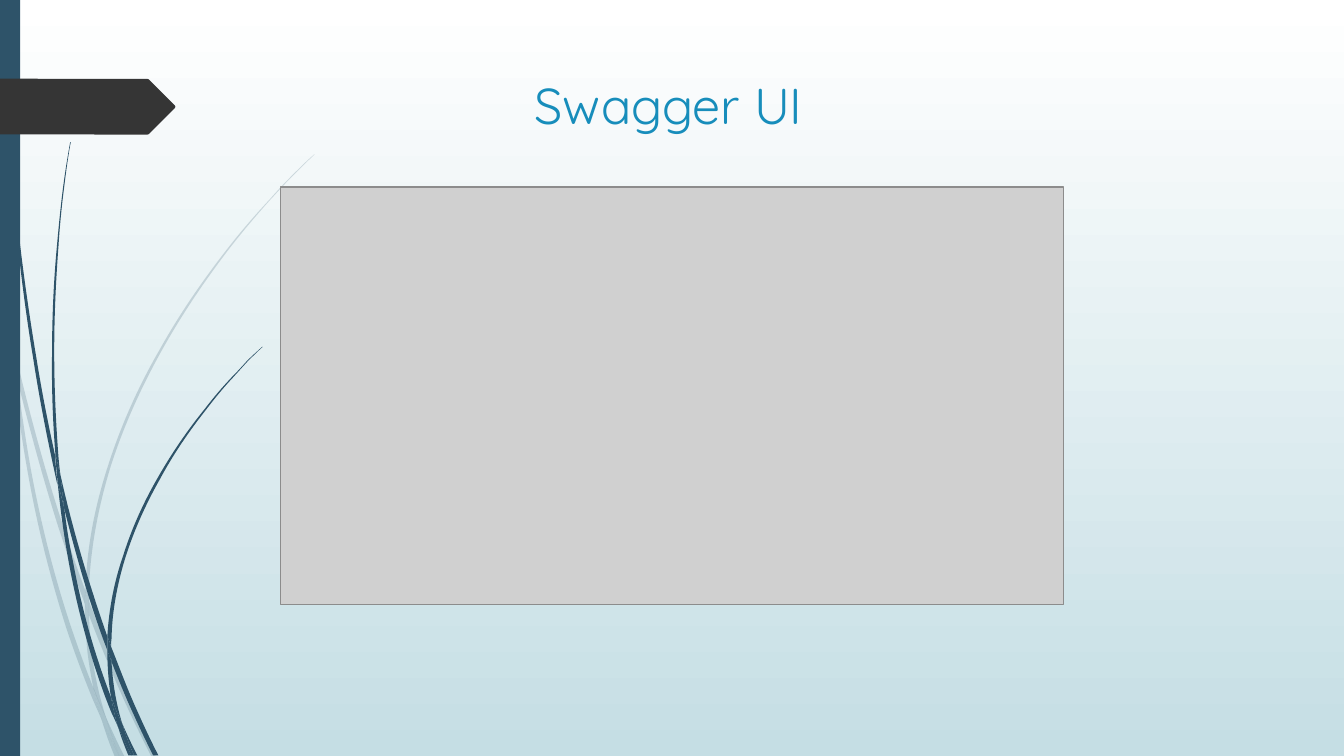
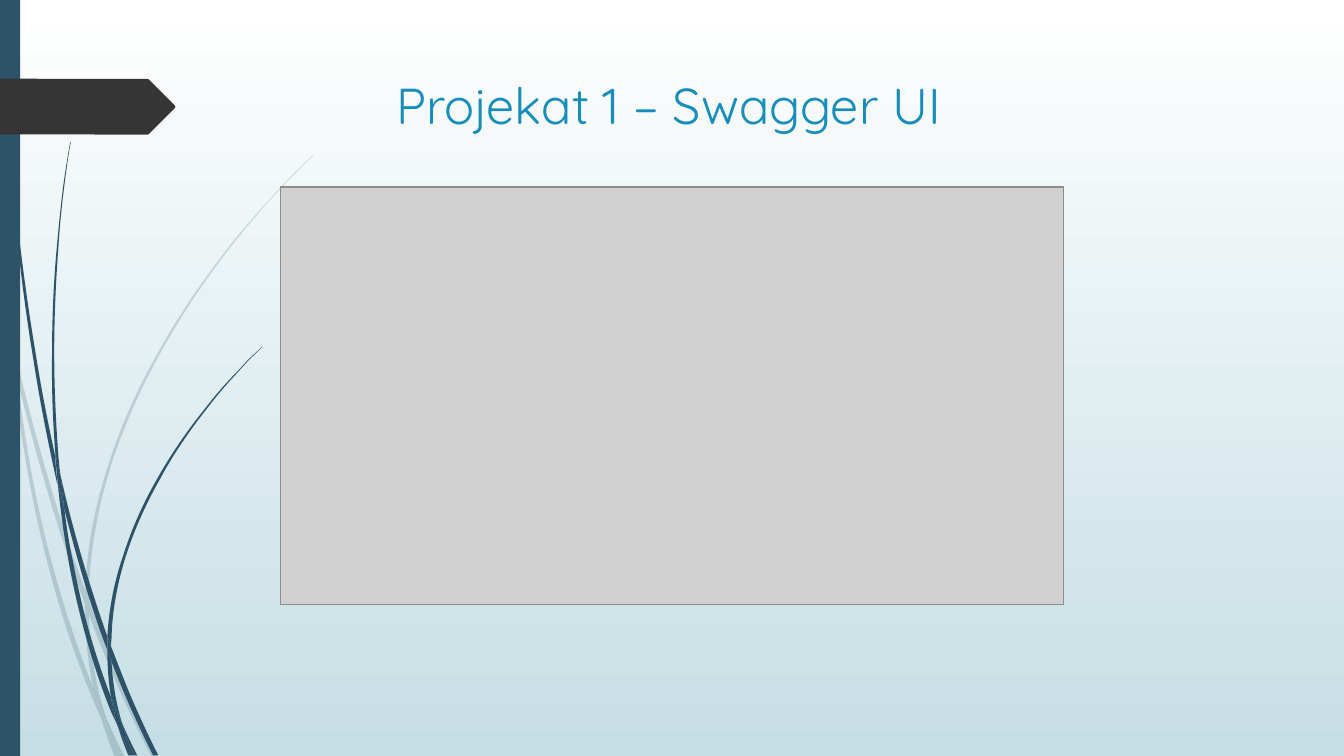
Before and after one commit to TeaMitic/SOA, a slide deck: slide 5 of Prezentacija projekata/Servisno-orijentisane arhitekture – Projekti.pptx. Drawn at 1344x756 pixels with LibreOffice and Linux fonts; fonts in the diff are those of the drawing; grey boxes stand for pictures. Boxes give left, top, right and bottom in pixels: in the first picture for what was removed or moved away, otherwise in the second. Text is boxed around its words. In the diff, an @@ line names an element or a change of style, - is before the commit and + after.

```diff
--- a/Prezentacija projekata/Servisno-orijentisane arhitekture – Projekti.pptx
+++ b/Prezentacija projekata/Servisno-orijentisane arhitekture – Projekti.pptx
@@ title at (396, 86, 941, 134): text changed @@
-Swagger UI
+Projekat 1 – Swagger UI
```
Also in this commit, not shown: 4 other slides changed, 4 slides added, 1 slide removed, 14 other files.
